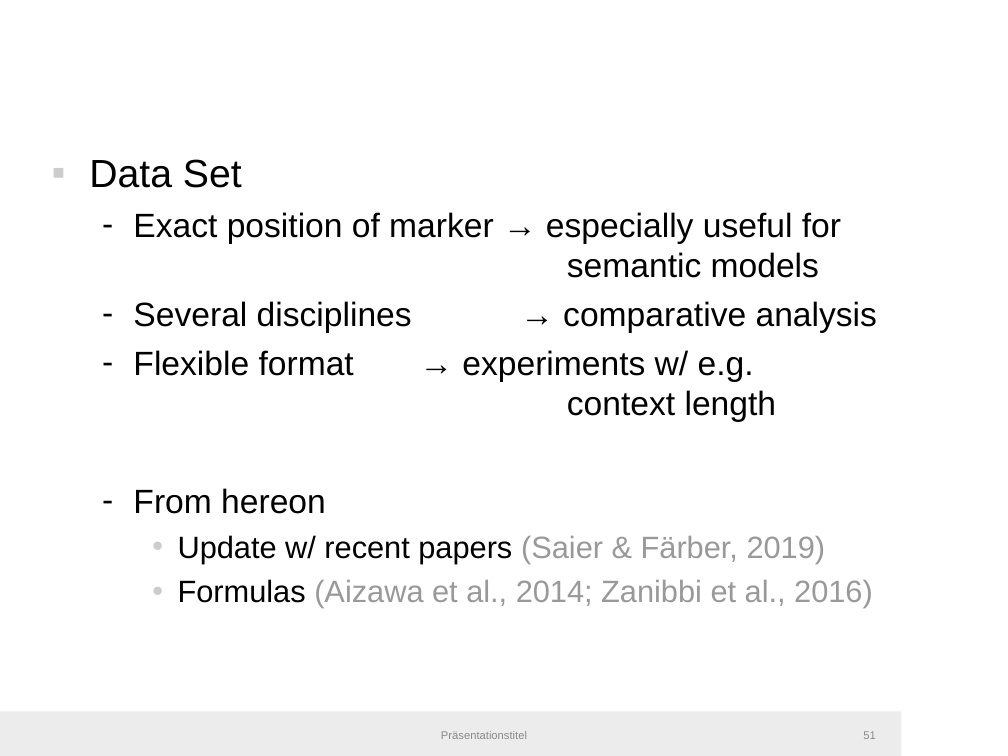
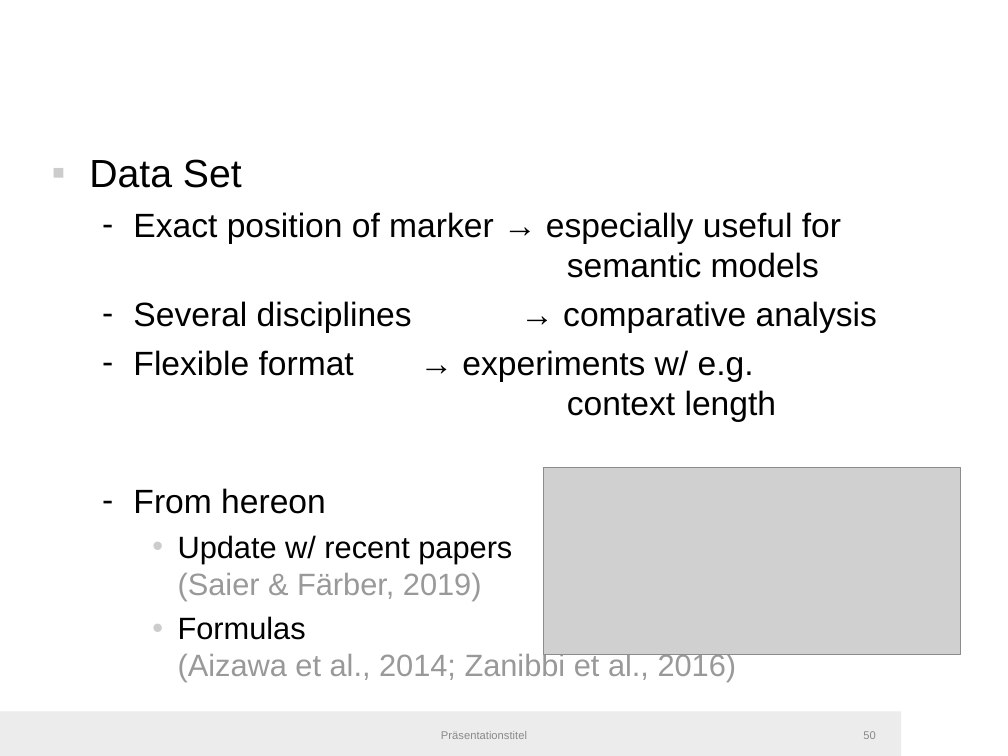
Before and after one commit to IllDepence/master_thesis, a slide deck: slide 50 of pres/pres.odp (slide 51 before the commit). Drawn at 1008x756 pixels with LibreOffice and Linux fonts; fonts in the diff are those of the drawing; grey boxes stand for pictures; background and template pictures are left out. Boxes give left, top, right and bottom in pixels: in the first picture for what was removed or moved away, otherwise in the second. Text is boxed around its words. In the diff, an @@ line names an element or a change of style, - is before the commit and + after.

```diff
--- a/pres/pres.odp
+++ b/pres/pres.odp
@@ text "Data Set" rewrapped from [89,159,877,608] to [89,159,877,682] @@
@@ picture added at [543,467,960,654] @@
@@ page number at [863,731,875,739]: text changed @@
-51
+50
```
Also in this commit, not shown: 8 other slides changed, 2 slides added, 2 other files.
